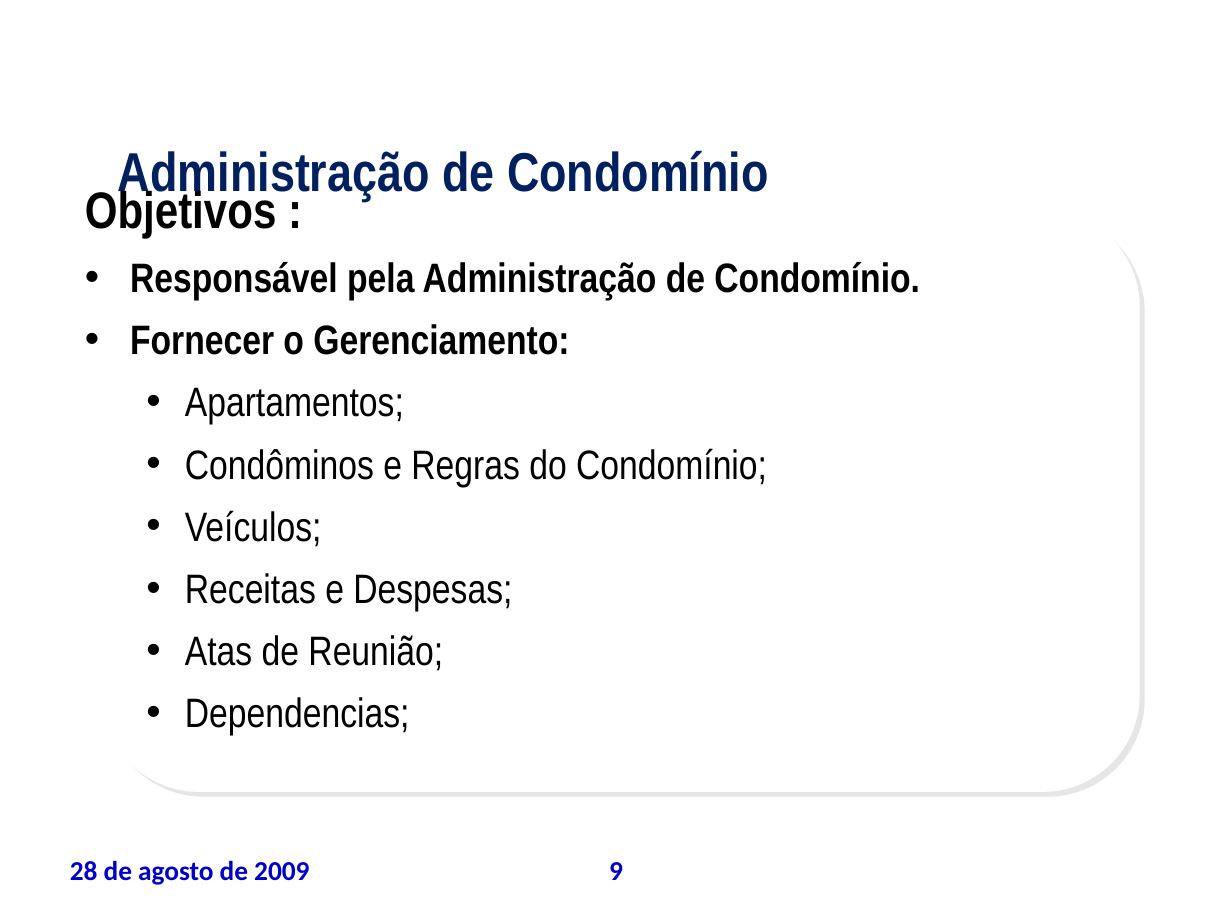
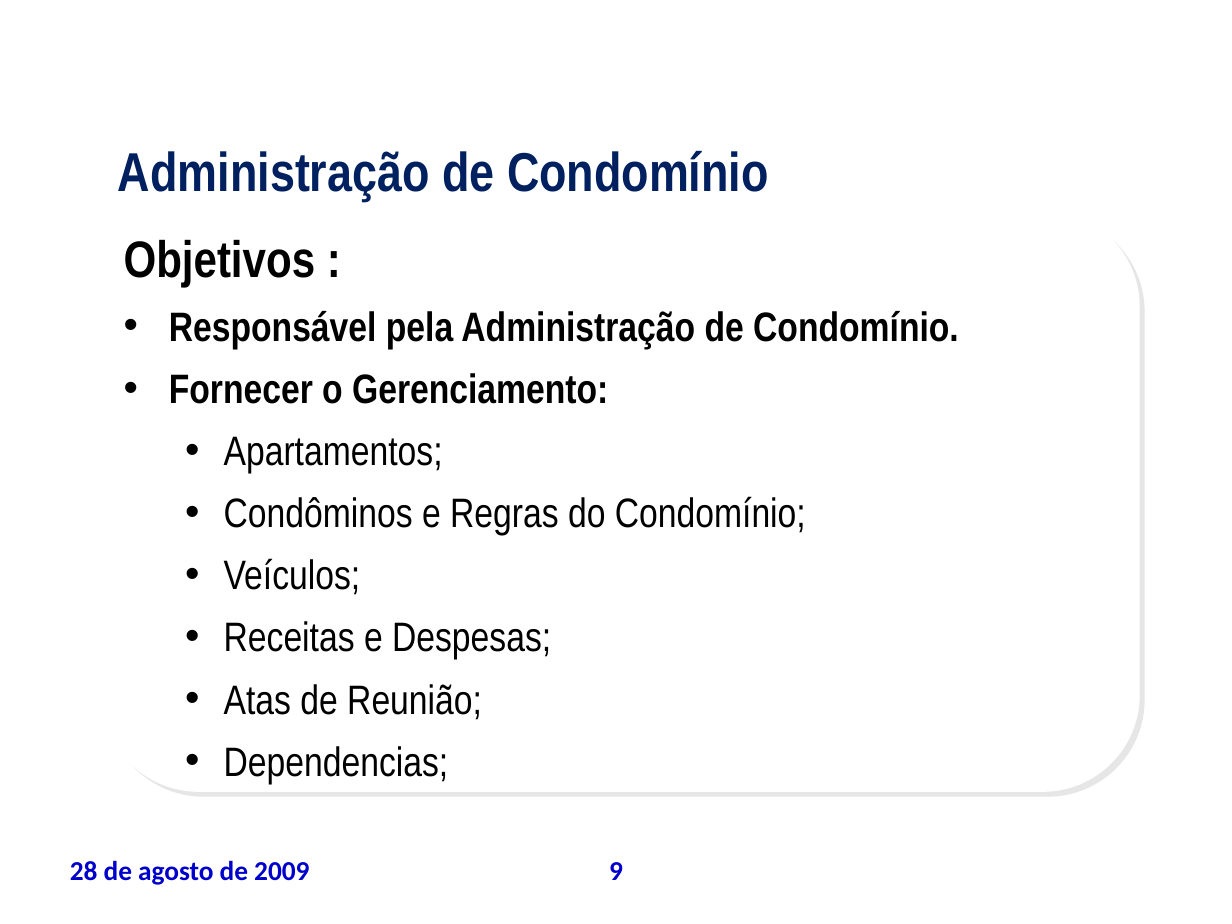
Before and after one commit to leoevaristo/psa20092, a slide deck: slide 9 of ARTEFATOS/TAP_apresentacao.ppt. Drawn at 1232x924 pixels with LibreOffice and Linux fonts; fonts in the diff are those of the drawing; background and template pictures are left out. Boxes give left, top, right and bottom in pixels: in the first picture for what was removed or moved away, otherwise in the second. Text is boxed around its words. In the diff, an @@ line names an element or a change of style, - is before the commit and + after.

```diff
--- a/ARTEFATOS/TAP_apresentacao.ppt
+++ b/ARTEFATOS/TAP_apresentacao.ppt
@@ text "Objetivos :" rewrapped from <box>85,186,920,735</box> to <box>124,239,959,783</box> @@
```
Also in this commit, not shown: 9 other slides changed.
